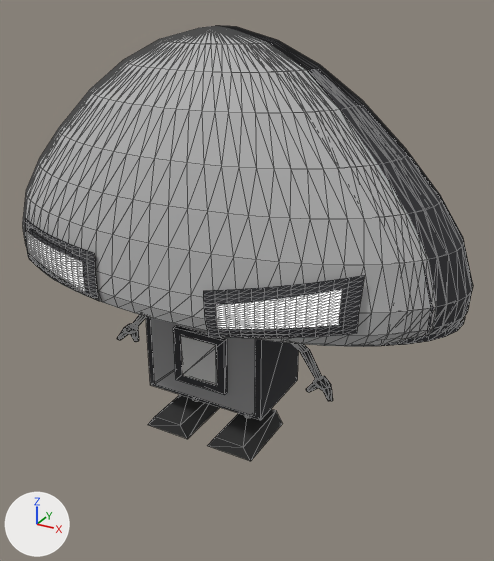
One commit to the glTF model public/assets/characters/Shift_Rigged.glb: the scene before it, then after it.
The view is the same before and after, from a 50 mm lens placed at (0.983, -1.634, 1.382), pointed at (0.063, 0.037, 0.546). Lighting does not change. The marker at lower left points along +X, +Y and +Z. The first picture is the older version. Mesh edges are drawn as thin lines. Vertices at exactly the same position are counted once.

Objects in the first picture: 'Shift.mesh'.
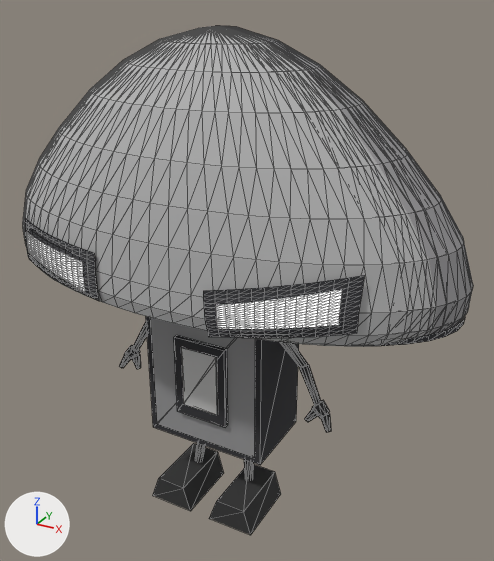
The newer file is also turned or shifted as a whole; pictures and numbers use the older file's frame.

Edits to the bpy script that builds the scene:
```text
Add mat_shift_dome_side:
    mat_shift_dome_side = principled_material('Shift/Dome_Side')
    mat_shift_dome_side.base_color = (0.318, 0.314, 0.322)  # grey #99989a
    mat_shift_dome_side.roughness = 1.0
Change me_shift_skinned_line_art:
    remove me_shift_skinned_line_art.from_pydata(...)  # 2184 vertices, 3748 faces; spans x -0.723..0.723, y -0.368..0.35, z 0.062..1.273
    add me_shift_skinned_line_art.from_pydata(...)  # 2184 vertices, 3748 faces; spans x -0.723..0.723, y -0.368..0.35, z -0.227..1.273
    me_shift_skinned_line_art part 1: the loose piece of 8 vertices spanning x -0.088..0.088, y -0.145..-0.127, z 0.25..0.431 is scaled about its middle by (1, 1, 1.47), then moved by (0.0, 0.0, -0.075)
    me_shift_skinned_line_art part 2: the loose piece of 8 vertices spanning x -0.061..0.061, y -0.148..-0.14, z 0.275..0.412 is scaled about its middle by (1, 1, 1.47), then moved by (0.0, 0.0, -0.073)
    me_shift_skinned_line_art part 3: the loose piece of 20 vertices spanning x -0.347..-0.269, y -0.035..0.004, z 0.312..0.391 is scaled about its middle by (1, 1, 1.47), then moved by (0.0, 0.0, -0.069)
    me_shift_skinned_line_art part 4: the loose piece of 16 vertices spanning x -0.376..-0.322, y -0.048..-0.006, z 0.288..0.325 is scaled about its middle by (1, 1, 1.47), then moved by (0.0, 0.0, -0.091)
    me_shift_skinned_line_art part 5: the loose piece of 16 vertices spanning x -0.392..-0.351, y -0.055..-0.016, z 0.265..0.302 is scaled about its middle by (1, 1, 1.47), then moved by (0.0, 0.0, -0.101)
    me_shift_skinned_line_art part 6: the loose piece of 16 vertices spanning x -0.349..-0.306, y -0.053..-0.012, z 0.274..0.305 is scaled about its middle by (1, 1, 1.47), then moved by (0.0, 0.0, -0.098)
    me_shift_skinned_line_art part 7: the loose piece of 20 vertices spanning x -0.113..-0.074, y -0.03..0.015, z 0.098..0.15 is scaled about its middle by (1, 1, 2), then moved by (0.0, 0.0, -0.227)
    me_shift_skinned_line_art part 8: the loose piece of 8 vertices spanning x -0.19..-0.036, y -0.17..0.047, z 0.062..0.105 is scaled about its middle by (1, 1, 2), then moved by (0.0, 0.0, -0.268)
    me_shift_skinned_line_art part 9: the loose piece of 20 vertices spanning x 0.169..0.291, y -0.022..0.015, z 0.38..0.46 is scaled about its middle by (1, 1, 1.47), then moved by (0.0, 0.0, -0.037)
    me_shift_skinned_line_art part 10: the loose piece of 20 vertices spanning x 0.269..0.347, y -0.035..0.004, z 0.312..0.391 is scaled about its middle by (1, 1, 1.47), then moved by (0.0, 0.0, -0.069)
    me_shift_skinned_line_art part 11: the loose piece of 16 vertices spanning x 0.322..0.376, y -0.048..-0.006, z 0.288..0.325 is scaled about its middle by (1, 1, 1.47), then moved by (0.0, 0.0, -0.091)
    me_shift_skinned_line_art part 12: the loose piece of 16 vertices spanning x 0.351..0.392, y -0.055..-0.016, z 0.265..0.302 is scaled about its middle by (1, 1, 1.47), then moved by (0.0, 0.0, -0.101)
    me_shift_skinned_line_art part 13: the loose piece of 16 vertices spanning x 0.306..0.349, y -0.053..-0.012, z 0.274..0.305 is scaled about its middle by (1, 1, 1.47), then moved by (0.0, 0.0, -0.098)
    me_shift_skinned_line_art part 14: the loose piece of 20 vertices spanning x 0.074..0.113, y -0.03..0.015, z 0.098..0.15 is scaled about its middle by (1, 1, 2), then moved by (0.0, 0.0, -0.227)
    me_shift_skinned_line_art part 15: the loose piece of 8 vertices spanning x 0.036..0.19, y -0.17..0.047, z 0.062..0.105 is scaled about its middle by (1, 1, 2), then moved by (0.0, 0.0, -0.268)
    me_shift_skinned_line_art part 16: 8 of 2184 vertices moved; they spanned x -0.201..0.201, y -0.131..0.129, z 0.187..0.198 and now span x -0.201..0.201, y -0.131..0.129, z 0.023..0.044; mean shift (0.0, 0.0, -0.159); largest move (-0.201, -0.129, 0.187) -> (-0.201, -0.129, 0.023)
    me_shift_skinned_line_art part 17: 1200 of the faces centred in x -0.721..0.721, y -0.349..0.349, z 0.587..1.271 switch from mat_shift_ink_outline (dark grey #323235) to mat_shift_dome_side (grey #99989a)
    other edits to the shape of me_shift_skinned_line_art do not show in these pictures
```

Changed parts and their boxes [x1, y1, x2, y2] in the pictures (494 x 561 px; the box of a moved part takes in the faces that stretch with it):
'Shift.mesh', reshaped (17% taller): before [23, 26, 473, 461]; after [23, 26, 473, 535]
part 1 of me_shift_skinned_line_art, moved or reshaped: before [173, 326, 227, 395]; after [174, 335, 228, 427]
part 2 of me_shift_skinned_line_art, moved or reshaped: before [181, 335, 217, 386]; after [181, 347, 218, 415]
part 3 of me_shift_skinned_line_art, moved or reshaped: before [131, 315, 146, 329]; after [132, 322, 147, 352]
part 4 of me_shift_skinned_line_art, moved or reshaped: before [122, 323, 138, 335]; after [124, 345, 140, 360]
part 5 of me_shift_skinned_line_art, moved or reshaped: before [117, 331, 127, 340]; after [120, 355, 130, 368]
part 6 of me_shift_skinned_line_art, moved or reshaped: before [130, 331, 139, 342]; after [132, 355, 141, 369]
part 7 of me_shift_skinned_line_art, moved or reshaped (not visible before): after [195, 443, 205, 460]
part 8 of me_shift_skinned_line_art, moved or reshaped: before [148, 395, 220, 439]; after [153, 443, 224, 511]
part 9 of me_shift_skinned_line_art, moved or reshaped: before [292, 343, 308, 352]; after [280, 342, 308, 368]
part 10 of me_shift_skinned_line_art, moved or reshaped: before [300, 349, 322, 380]; after [300, 364, 321, 405]
part 11 of me_shift_skinned_line_art, moved or reshaped: before [313, 376, 331, 390]; after [312, 400, 329, 418]
part 12 of me_shift_skinned_line_art, moved or reshaped: before [323, 386, 333, 401]; after [321, 414, 331, 432]
part 13 of me_shift_skinned_line_art, moved or reshaped: before [306, 383, 318, 392]; after [305, 409, 318, 422]
part 14 of me_shift_skinned_line_art, moved or reshaped (not visible before): after [244, 460, 253, 479]
part 15 of me_shift_skinned_line_art, moved or reshaped: before [207, 409, 283, 461]; after [209, 464, 281, 535]
part 16 of me_shift_skinned_line_art, moved or reshaped: before [146, 316, 299, 420]; after [146, 316, 299, 465]
part 17 of me_shift_skinned_line_art, recoloured: [220, 26, 473, 336] in both
